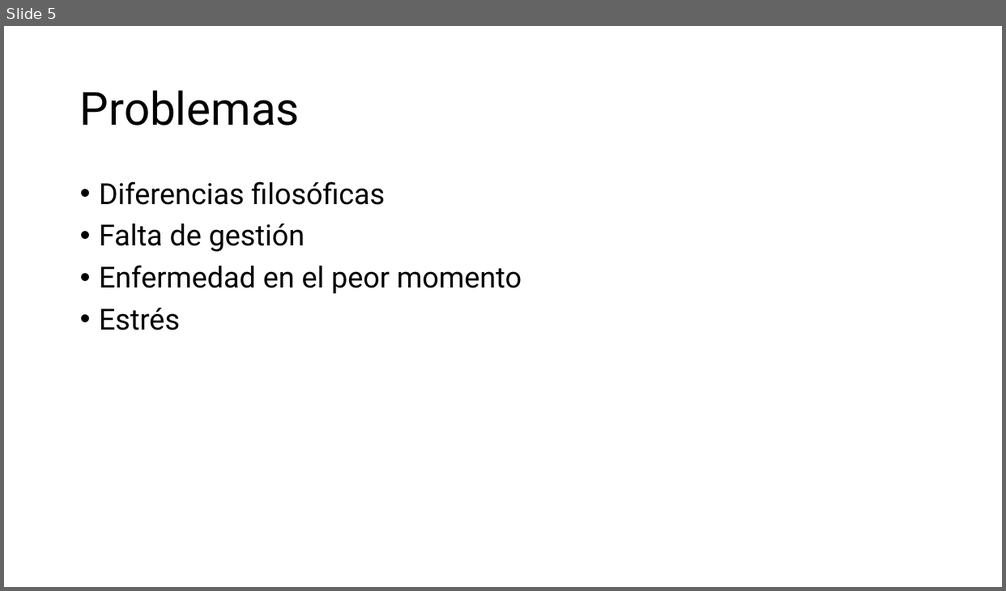
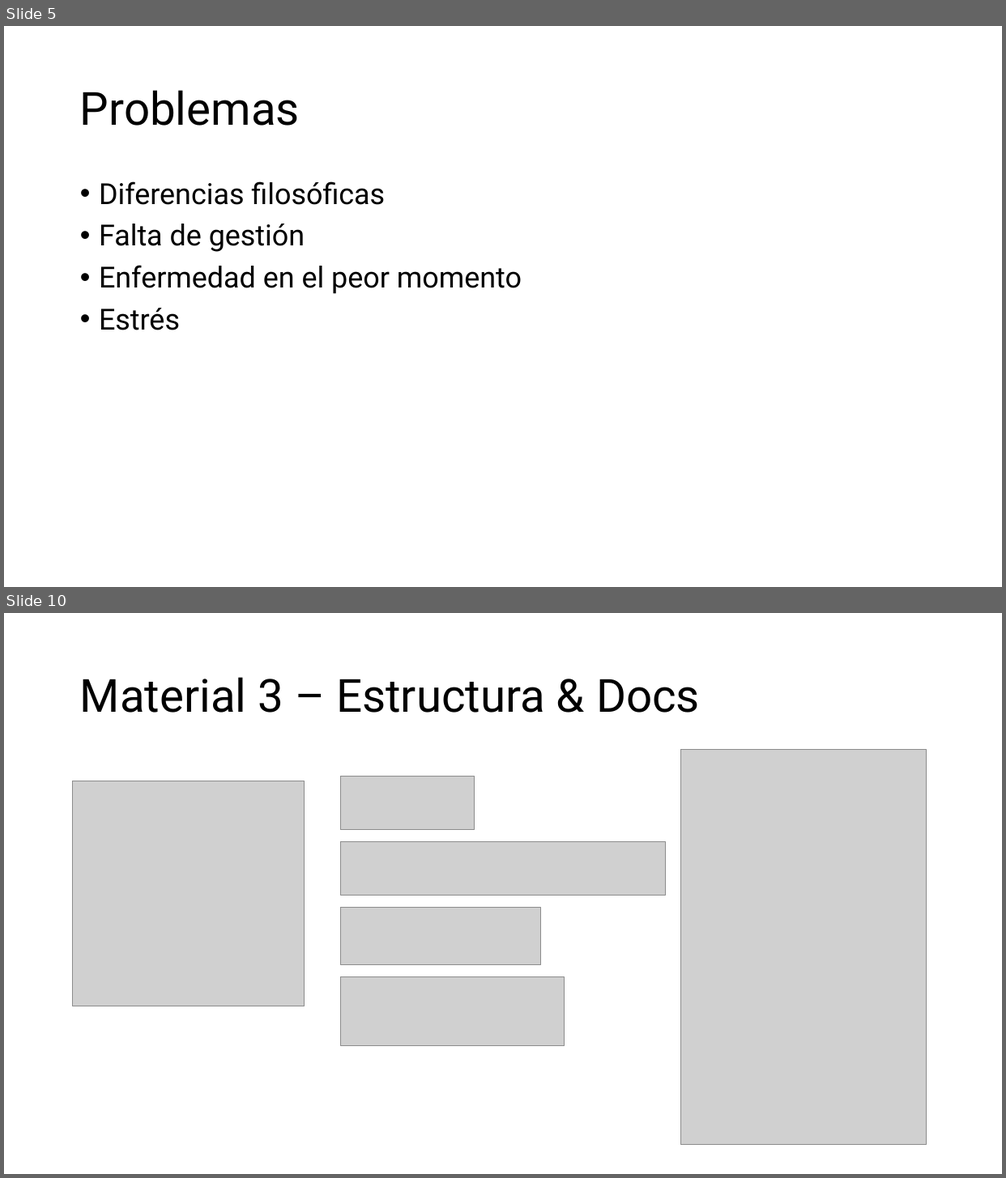
Before and after one commit to aniballpxess/CursoFP2-Apuntes, a slide deck: ASIGNATURAS/PM/PRACTICA/Ficheros-de-entregas/Presentacion-Proyecto-Macarena.pptx. Shown one above the other, each under a label of ours: slide 5 before the commit, slides 5 and 10 after it; the slides between them are not shown. The pictures are 1006x591 and 1006x1178 pixels, drawn with LibreOffice and Linux fonts; fonts in the diff are those of the drawing; grey boxes stand for pictures. Boxes give left, top, right and bottom in pixels: in the first picture for what was removed or moved away, otherwise in the second. Text is boxed around its words. In the diff, an @@ line names an element or a change of style, - is before the commit and + after.

```diff
--- a/ASIGNATURAS/PM/PRACTICA/Ficheros-de-entregas/Presentacion-Proyecto-Macarena.pptx
+++ b/ASIGNATURAS/PM/PRACTICA/Ficheros-de-entregas/Presentacion-Proyecto-Macarena.pptx
@@ slide 10 added at (4, 613, 1002, 1174), background #FFFFFF @@
@@ title added at (80, 677, 700, 713), 44 pt, text #000000 @@
+Material 3 – Estructura & Docs
@@ picture added at (681, 749, 927, 1144) @@
@@ picture added at (73, 781, 305, 1006) @@
@@ picture added at (341, 776, 474, 830) @@
@@ picture added at (341, 842, 665, 895) @@
@@ picture added at (341, 908, 541, 965) @@
@@ picture added at (341, 977, 564, 1046) @@
```
Also in this commit, not shown: 2 slides changed, 13 other slides added, 44 other files.
